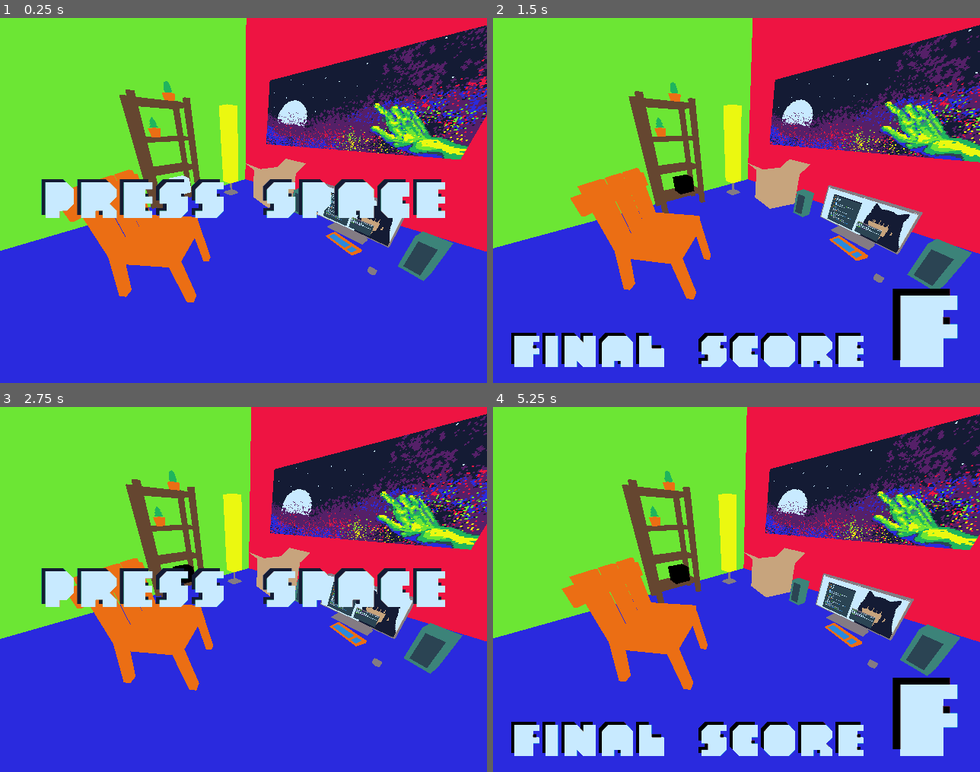
Above: before the commit, frames 1-4 (two rows, left to right).
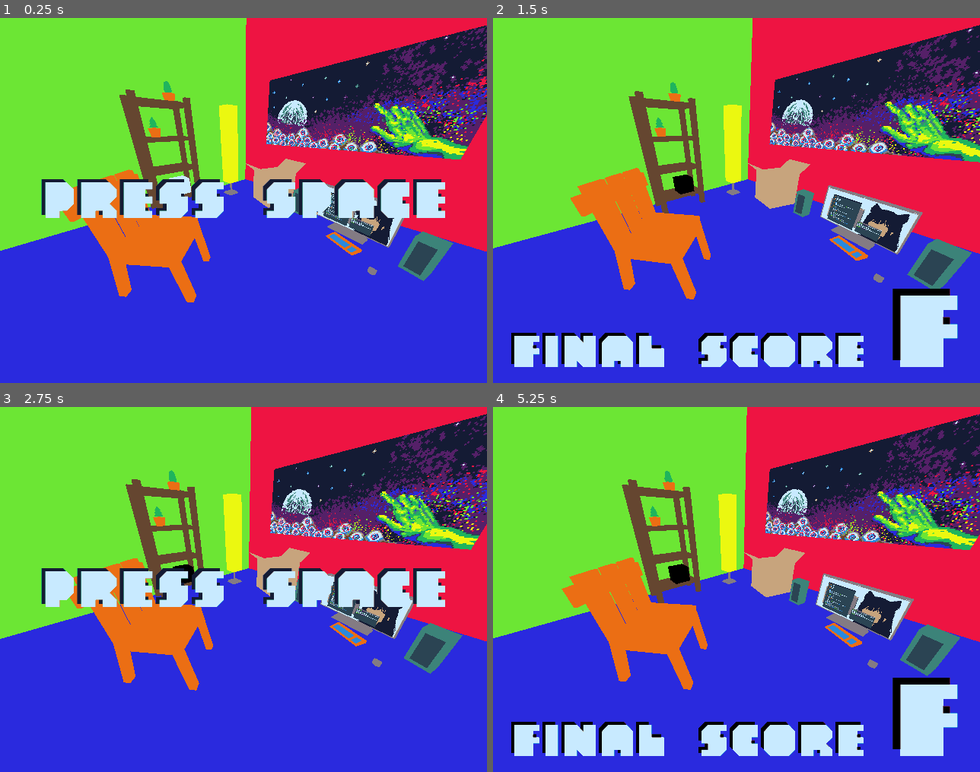
Above: after the commit, the same moments.

Repository: eliseSchultz/rhythm-cube
Game: Godot game, scene res://scenes/Global.tscn
The game is run twice, just before and just after one commit, with the same random seed, the same clock (stepped at 60 frames per second) and the same inputs. Sound files missing from this copy of the repository are replaced by a short silence.
Inputs (mouse positions are in pixels of both pictures, inside the frame that each line leads up to):
- Up to frame 1 (0.25 s): no input
- Up to frame 2 (1.5 s): tap Space at 0.5 s; move the mouse to (843, 182) at 0.52 s; hold Right (RIGHT_HIT) 0.53-1.28 s; click (843, 182) at 0.67 s; tap Enter (ui_accept) at 0.77 s; move the mouse to (639, 218) at 1.27 s; hold Left (LEFT_HIT) from 1.28 s (still down)
- Up to frame 3 (2.75 s): tap Enter (ui_accept) at 1.52, 2 s; move the mouse to (292, 509) at 2.02 s; release Left (LEFT_HIT) at 2.03 s; hold Right (RIGHT_HIT) from 2.03 s (still down)
- Up to frame 4 (5.25 s): tap Space at 2.75 s; move the mouse to (712, 662) at 2.77 s; click (712, 662) at 2.92 s; tap Enter (ui_accept) at 3.02, 3.77, 4.25, 4.52 s; move the mouse to (882, 644) at 3.52 s; release Right (RIGHT_HIT) at 3.53 s; hold Left (LEFT_HIT) from 3.53 s (still down); move the mouse to (590, 534) at 4.27 s; move the mouse to (760, 589) at 5.02 s; click (760, 589) at 5.17 s

The runs differ from the first frame. In frame 1, 0.9% of the frame differs, in the area x 54-94%, y 4-63%; in frame 2, 1.0%, in the area x 56-100%, y 2-65%; in frame 3, 0.9%; in frame 4, 1.0%.

Commit message:
animated soda can

Diff:
--- a/scenes/MainMenu.tscn
+++ b/scenes/MainMenu.tscn
@@ -8,7 +8,7 @@
 [ext_resource path="res://assets/sounds/sfx/switch_sound.ogg" type="AudioStream" id=6]
 [ext_resource path="res://assets/sprites/redX.png" type="Texture" id=7]
 [ext_resource path="res://assets/sounds/sfx/can_opening.ogg" type="AudioStream" id=8]
-[ext_resource path="res://assets/sprites/soda_can_sprite.png" type="Texture" id=9]
+[ext_resource path="res://assets/sprites/soda_sheet.png" type="Texture" id=9]
 [ext_resource path="res://assets/sounds/sfx/can_placed.ogg" type="AudioStream" id=10]
 [ext_resource path="res://scripts/MainMenu.gd" type="Script" id=11]
 
@@ -75,6 +75,13 @@
 
 [node name="HitSound" type="AudioStreamPlayer" parent="."]
 stream = ExtResource( 10 )
+volume_db = -1.169
+
+[node name="SodaCanSprite" type="Sprite" parent="."]
+visible = false
+position = Vector2( 320, 240 )
+texture = ExtResource( 9 )
+hframes = 5
 
 [node name="FBG" type="RichTextLabel" parent="."]
 visible = false
@@ -111,11 +118,7 @@
 
 [node name="WarningSound" type="AudioStreamPlayer" parent="."]
 stream = ExtResource( 8 )
-
-[node name="SodaCanSprite" type="Sprite" parent="."]
-visible = false
-position = Vector2( 320, 240 )
-texture = ExtResource( 9 )
+volume_db = -1.169
 
 [node name="FinalScoreText" type="Node2D" parent="."]
 visible = false
--- a/scenes/ShaderTest.tscn
+++ b/scenes/ShaderTest.tscn
@@ -12,12 +12,12 @@
 [sub_resource type="ViewportTexture" id=7]
 viewport_path = NodePath("Viewport")
 
+[sub_resource type="Environment" id=3]
+
 [sub_resource type="SphereMesh" id=1]
 
 [sub_resource type="SpatialMaterial" id=11]
 albedo_color = Color( 0.596078, 0.862745, 0.964706, 1 )
-
-[sub_resource type="Environment" id=3]
 
 [sub_resource type="CubeMesh" id=4]
 
@@ -46,19 +46,20 @@
 
 [node name="Spatial" type="Spatial" parent="Viewport"]
 
+[node name="WorldEnvironment" type="WorldEnvironment" parent="Viewport/Spatial"]
+environment = SubResource( 3 )
+
 [node name="Camera" type="Camera" parent="Viewport/Spatial"]
-transform = Transform( 0.953454, 0.0262808, -0.300391, 0, 0.996195, 0.0871558, 0.301538, -0.083099, 0.949826, -0.803836, 2.13223, 3.38613 )
+transform = Transform( 0.953454, 0.0262808, -0.300391, 0.0956295, 0.918416, 0.383884, 0.285972, -0.394742, 0.873155, -0.803836, 2.79989, 3.38613 )
 
 [node name="MeshInstance" type="MeshInstance" parent="Viewport/Spatial"]
 transform = Transform( 1, 0, 0, 0, 1, 0, 0, 0, 1, 1.46259, 1.72318, -1.66212 )
 mesh = SubResource( 1 )
 material/0 = SubResource( 11 )
 
-[node name="WorldEnvironment" type="WorldEnvironment" parent="Viewport/Spatial"]
-environment = SubResource( 3 )
-
 [node name="DirectionalLight" type="DirectionalLight" parent="Viewport/Spatial"]
-transform = Transform( 0.707107, 0.664463, -0.241845, 0, 0.34202, 0.939693, 0.707107, -0.664463, 0.241845, -2.1035, 5.24137, 3.18403 )
+transform = Transform( 0.949861, 0.306162, 0.0634713, -0.0762227, 0.0298623, 0.996644, 0.303239, -0.951511, 0.0517016, -2.78395, 4.74681, -0.198405 )
+shadow_enabled = true
 
 [node name="MeshInstance2" type="MeshInstance" parent="Viewport/Spatial"]
 transform = Transform( 3, 0, 0, 0, 1, 0, 0, 0, 3, 0, -1.07432, 0 )
--- /dev/null
+++ b/scenes/SodaCanSprite.tscn
@@ -0,0 +1,10 @@
+[gd_scene load_steps=2 format=2]
+
+[ext_resource path="res://assets/sprites/soda_sheet.png" type="Texture" id=1]
+
+[node name="SodaCanSprite" type="Node2D"]
+
+[node name="Sprite" type="Sprite" parent="."]
+position = Vector2( 320, 240 )
+texture = ExtResource( 1 )
+hframes = 5
--- a/scripts/MainMenu.gd
+++ b/scripts/MainMenu.gd
@@ -32,7 +32,7 @@
 	if(is_lamp_on):
 		$MainMenuVP/WorldEnvironment.environment.ambient_light_color = Color("ffffff")
 	else:
-		$MainMenuVP/WorldEnvironment.environment.ambient_light_color = Color("888888")
+		$MainMenuVP/WorldEnvironment.environment.ambient_light_color = Color("aaaaaa")
 
 
 func start_playing():
@@ -75,6 +75,8 @@
 
 
 func _on_BeatPlayer_note(song_position_in_beats, song_position_in_notes):
+	if($SodaCanSprite.visible):
+		$SodaCanSprite.frame += 1
 	if(song_position_in_beats >= 12):
 		$FBG.visible = false
 		$F.visible = false
@@ -86,8 +88,10 @@
 		$SodaCanSprite.visible = true;
 		$F.modulate = Color("ef1543")
 		currPlacement += 1;
+		$SodaCanSprite.frame = 0;
+	if(song_position_in_notes == hitPlacement+1):
+		$SodaCanSprite.visible = false;
 	if(hitPlacement == song_position_in_notes):
-		$SodaCanSprite.visible = false;
 		$F.modulate = Color("6de735")
 	else:
 		$F.modulate = Color("c9ebff")
@@ -133,6 +137,7 @@
 	$GreenCheck.visible = true
 	$MainMenuVP.spawn_sodacan()
 	score += 30
+	$SodaCanSprite.visible = false;
 
 
 
Binary file changed: assets/sprites/computer_screen.ase
Binary file changed: assets/sprites/computer_screen.png
Binary file added: assets/sprites/empty_soda.png
Not shown, added: assets/sprites/empty_soda.png.import
Binary file added: assets/sprites/icon.ase
Binary file added: assets/sprites/soda_sheet.png
Not shown, added: assets/sprites/soda_sheet.png.import
Binary file changed: assets/sprites/sprites-Recovered.ase
Binary file changed: assets/sprites/wallart.ase
Binary file changed: assets/sprites/wallart.png
